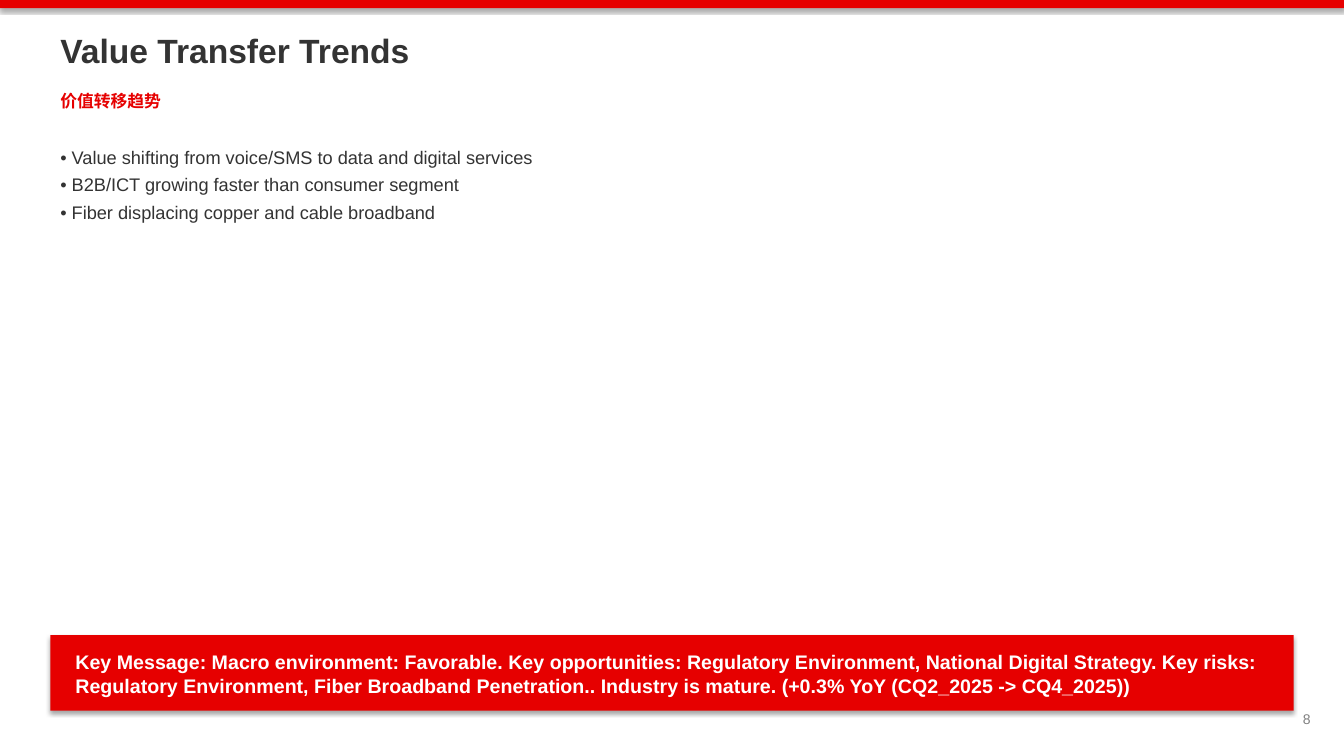
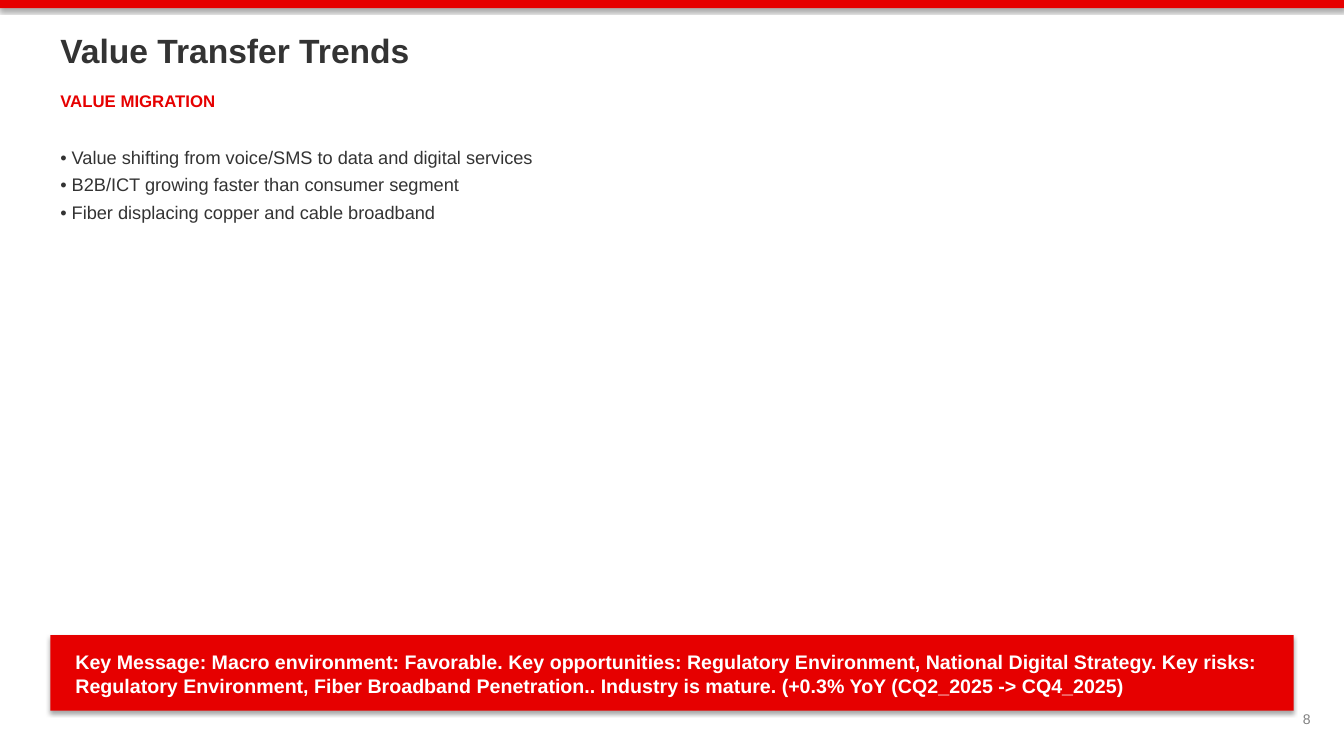
Before and after one commit to mypinseeker/BLM-Financial-Report-Analysis, a slide deck: slide 8 of data/output/blm_vodafone_germany_q3fy26_v2_draft.pptx. Drawn at 1344x756 pixels with LibreOffice and Linux fonts; fonts in the diff are those of the drawing. Boxes give left, top, right and bottom in pixels: in the first picture for what was removed or moved away, otherwise in the second. Text is boxed around its words. In the diff, an @@ line names an element or a change of style, - is before the commit and + after.

```diff
--- a/data/output/blm_vodafone_germany_q3fy26_v2_draft.pptx
+++ b/data/output/blm_vodafone_germany_q3fy26_v2_draft.pptx
@@ text at [60,95,216,107]: text changed @@
-价值转移趋势
+VALUE MIGRATION
@@ text at [75,654,1255,697]: text changed @@
-Key Message: Macro environment: Favorable. Key opportunities: Regulatory Environment, National Digital Strategy. Key risks: Regulatory Environment, Fiber Broadband Penetration.. Industry is mature. (+0.3% YoY (CQ2_2025 -> CQ4_2025))
+Key Message: Macro environment: Favorable. Key opportunities: Regulatory Environment, National Digital Strategy. Key risks: Regulatory Environment, Fiber Broadband Penetration.. Industry is mature. (+0.3% YoY (CQ2_2025 -> CQ4_2025)
```
Also in this commit, not shown: 37 other slides changed, 1 other file.
